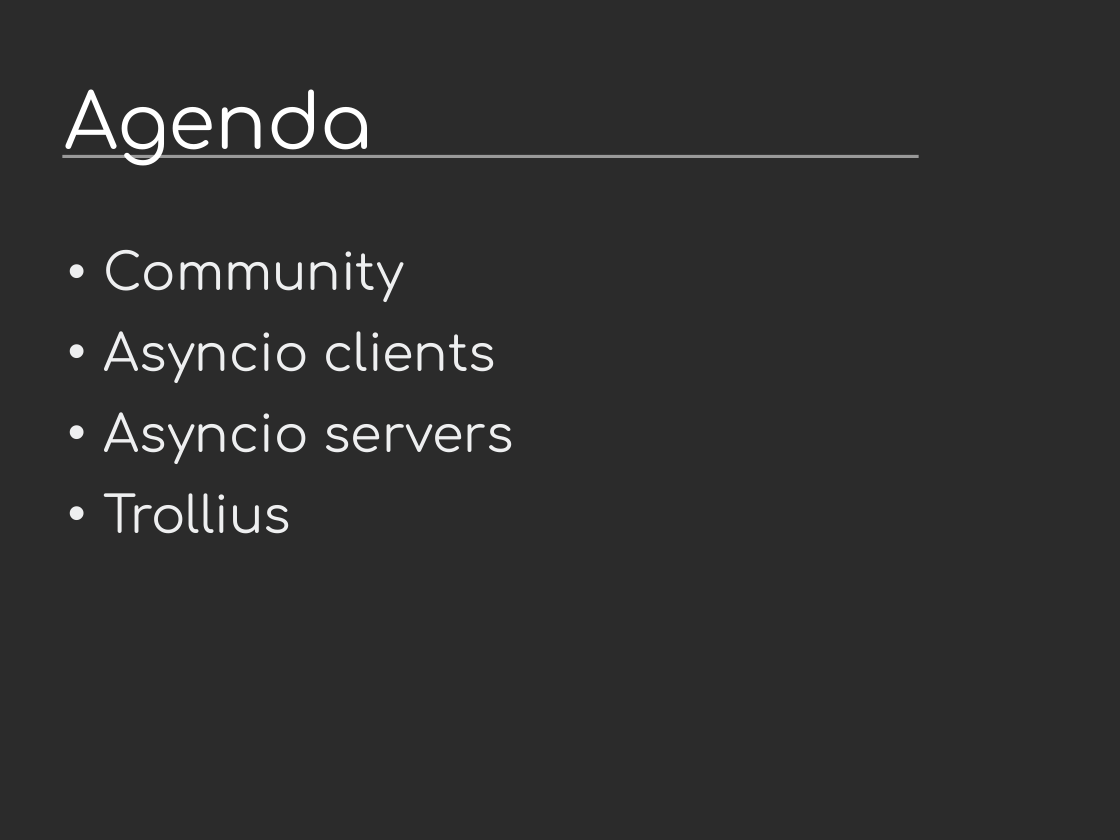
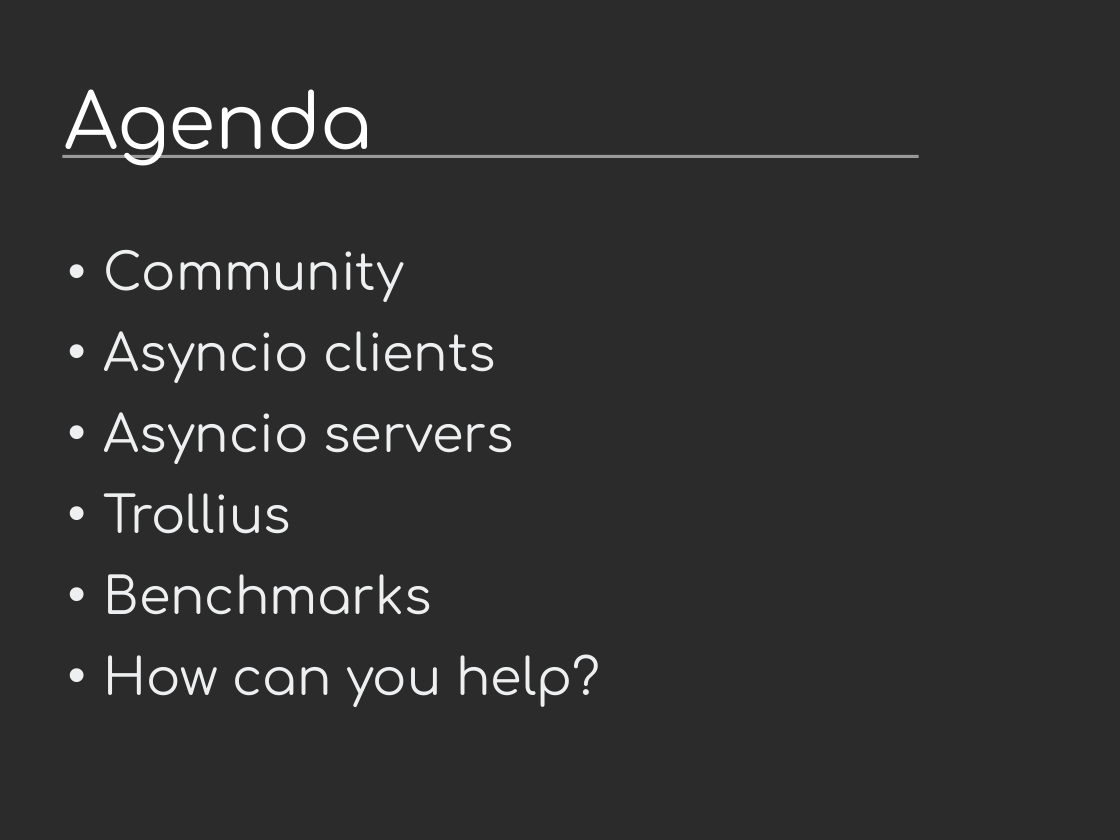
Before and after one commit to vstinner/talks, a slide deck: slide 3 of 2015-EuroPython-Bilbao/asyncio-community.odp. Drawn at 1120x840 pixels with LibreOffice and Linux fonts; fonts in the diff are those of the drawing; background and template pictures are left out; a plain dark background stands for a picture behind light text. Boxes give left, top, right and bottom in pixels: in the first picture for what was removed or moved away, otherwise in the second. Text is boxed around its words. In the diff, an @@ line names an element or a change of style, - is before the commit and + after.

```diff
--- a/2015-EuroPython-Bilbao/asyncio-community.odp
+++ b/2015-EuroPython-Bilbao/asyncio-community.odp
@@ text at (104,574,600,707): paragraphs added @@
+• Benchmarks
+• How can you help?
```
Also in this commit, not shown: 5 other slides changed, 3 slides added, 3 other files.
